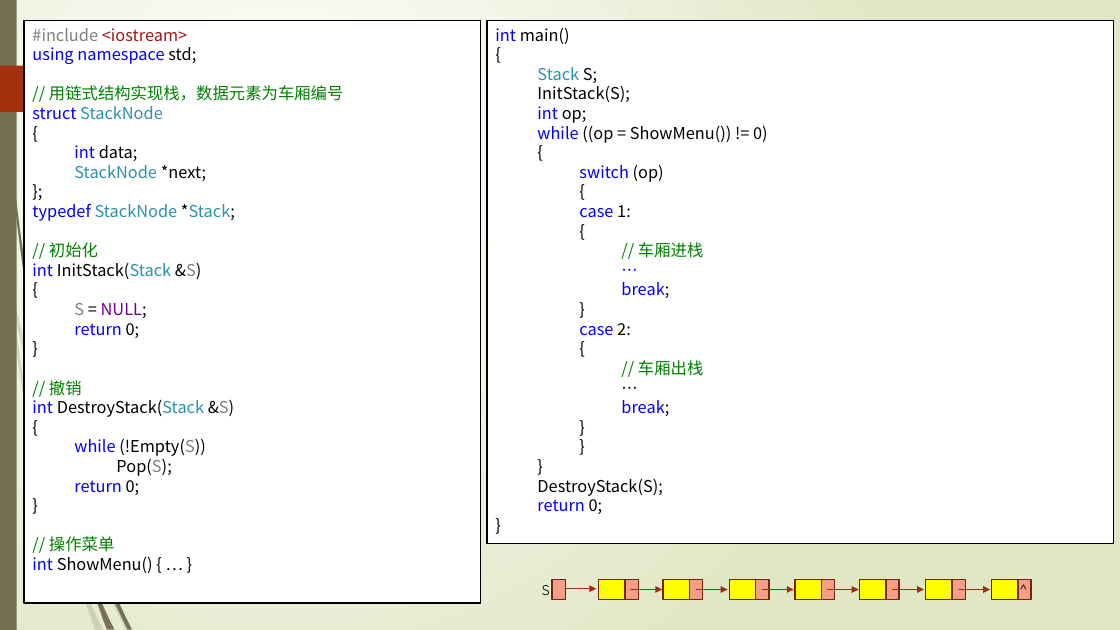
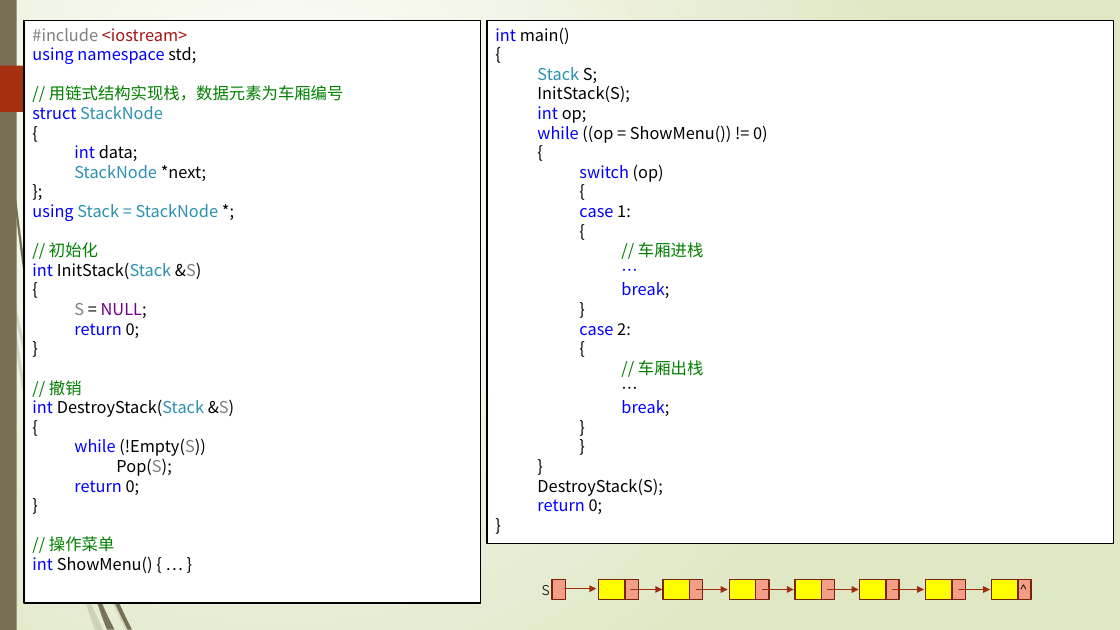
Before and after one commit to TeacherPeng/Datastruct, a slide deck: slide 18 of 教案/第03章 栈与队列.pptx. Drawn at 1120x630 pixels with LibreOffice and Linux fonts; fonts in the diff are those of the drawing. Boxes give left, top, right and bottom in pixels: in the first picture for what was removed or moved away, otherwise in the second. Text is boxed around its words. In the diff, an @@ line names an element or a change of style, - is before the commit and + after.

Commit message:
Replace typedef with using.

```diff
--- a/教案/第03章 栈与队列.pptx
+++ b/教案/第03章 栈与队列.pptx
@@ text in rectangle at [32,204,219,221]: text changed @@
-typedef StackNode *Stack;
+using Stack = StackNode *;
```
Also in this commit, not shown: 3 other slides changed, 5 other files.
